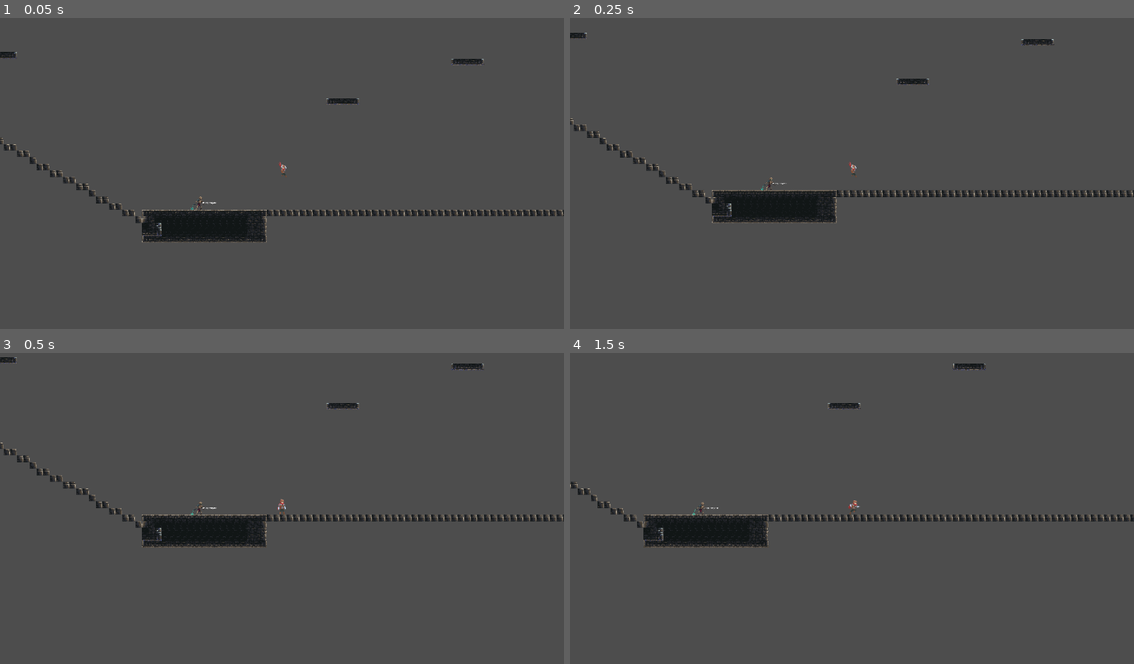
Above: before the commit, frames 1-4 (two rows, left to right).
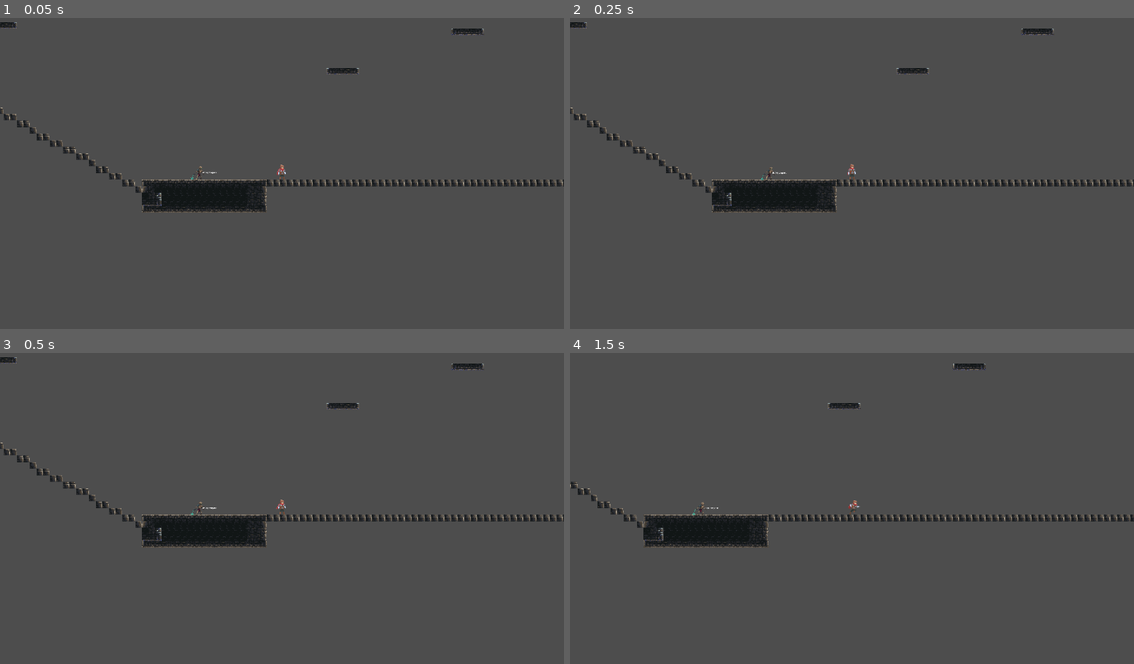
Above: after the commit, the same moments.

Repository: WerG0D/Tales-of-Sophie-build
Game: Godot game, scene res://scenes/levels/tests.tscn
The game is run twice, just before and just after one commit, with the same random seed, the same clock (stepped at 60 frames per second) and the same inputs.
Inputs (mouse positions are in pixels of both pictures, inside the frame that each line leads up to):
- Up to frame 1 (0.05 s): no input
- Up to frame 2 (0.25 s): no input
- Up to frame 3 (0.5 s): no input
- Up to frame 4 (1.5 s): move the mouse to (840, 480) at 0.52 s; hold D (move_right) from 0.53 s (still down); tap E (e) at 0.6 s; tap Space (jump) at 0.77 s; move the mouse to (727, 508) at 1.27 s; click (727, 508) at 1.35 s

The runs differ from the first frame. In frame 1, 7.6% of the frame differs, in the area x 0-100%, y 1-73%; in frame 2, 5.2%; in frame 3, less than 0.1%; in frame 4, nothing differs.

Commit message:
PULLL
PULI

Diff:
--- a/project.godot
+++ b/project.godot
@@ -80,4 +80,3 @@
 [rendering]
 
 textures/canvas_textures/default_texture_filter=0
-renderer/rendering_method="mobile"
--- a/scenes/entity/player.tscn
+++ b/scenes/entity/player.tscn
@@ -366,6 +366,7 @@
 script = ExtResource("38_a7jxw")
 attack_damage = 50
 
+[connection signal="draw" from="RayCast2D" to="." method="_on_ray_cast_2d_draw"]
 [connection signal="animation_finished" from="AnimatedSprite2D" to="." method="_on_animated_sprite_2d_animation_finished"]
 [connection signal="area_entered" from="AnimatedSprite2D/HitBox" to="." method="_on_hit_box_area_entered"]
 [connection signal="body_entered" from="AnimatedSprite2D/HitBox" to="." method="_on_hit_box_body_entered"]
--- a/scenes/levels/tests.tscn
+++ b/scenes/levels/tests.tscn
@@ -3881,7 +3881,7 @@
 [node name="player" parent="." instance=ExtResource("5_g2cb2")]
 z_index = 5
 texture_filter = 1
-position = Vector2(796, -327)
+position = Vector2(796, -23.3468)
 scale = Vector2(5, 5)
 
 [node name="cutscene" type="Area2D" parent="."]
--- a/scripts/entities/player.gd
+++ b/scripts/entities/player.gd
@@ -1,5 +1,5 @@
 #player, ainda tem mt coisa q mudar/ limpar mas ta quase 100% (eu espero :P)
-
+@tool
 extends CharacterBody2D
 var max_speed : int = 700
 var jump_force : int = 2600
@@ -37,11 +37,11 @@
 		isdebug = not(isdebug)
 		print("breakpoint")
 	moveplayer(delta)
+	_draw()
 	move_and_slide()
 	animateplayerWIP()
 	animatedattackWIP()
 	hook()
-	_draw()
 	if isdebug:
 		$RichTextLabel.set_text(str(
 		"velocity: ", velocity,"
@@ -49,7 +49,7 @@
 		\n Global pos: ", global_position,"
 		\n Hook pos: " , hook_pos,"
 		\n Distance to hook: ", global_position.distance_to(hook_pos),"
-		\n Mouse pos:",  get_angle_to(get_global_mouse_position()),"
+		\n Mouse pos:",  get_global_mouse_position(),"
 		\n Radius: ", radius, "
 		\n IsHooked:" , is_hooked
 		))#
@@ -83,17 +83,17 @@
 		velocity *= 0.98
 
 
-func _draw():
+func _draw() -> void:
 	var pos = global_position
 	if is_hooked:
-		draw_line(Vector2(0,-16), to_local(hook_pos), Color(1, 0.7, 0.9),3,true)
+		draw_line(to_local(global_position), to_local(hook_pos), Color(1, 0.7, 0.9),3,true)
 	else:
 		return
 		var colliding = $Raycast2D.is_colliding()
 		var collide_point =$Raycast2D.get_collision_point()
 		if colliding and pos.distance_to(collide_point) < chain_length:
 			draw_line(Vector2(0,-16), to_local(collide_point), Color(1, 1, 1),0.5,true)
-
+	queue_redraw()
 
 func animateplayerWIP():
 	if Input.is_action_pressed("move_left"):
@@ -188,3 +188,7 @@
 	#if body.has_method("player"):
 		#player = body
 	pass
+
+
+func _on_ray_cast_2d_draw():
+	pass # Replace with function body.
